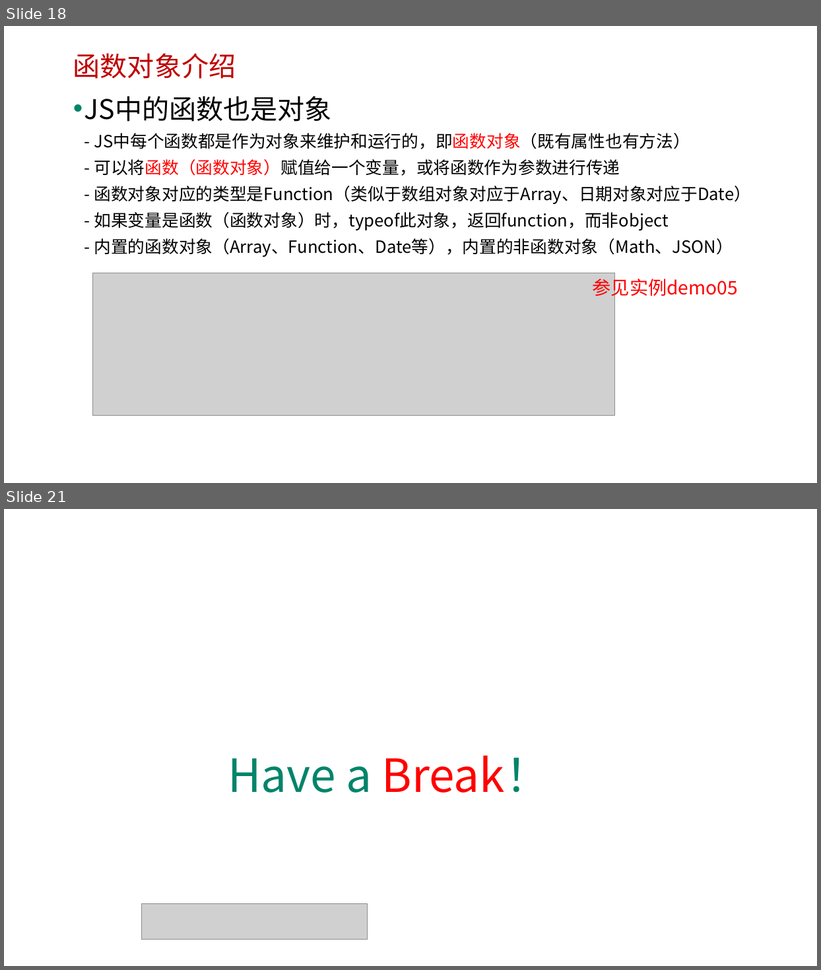
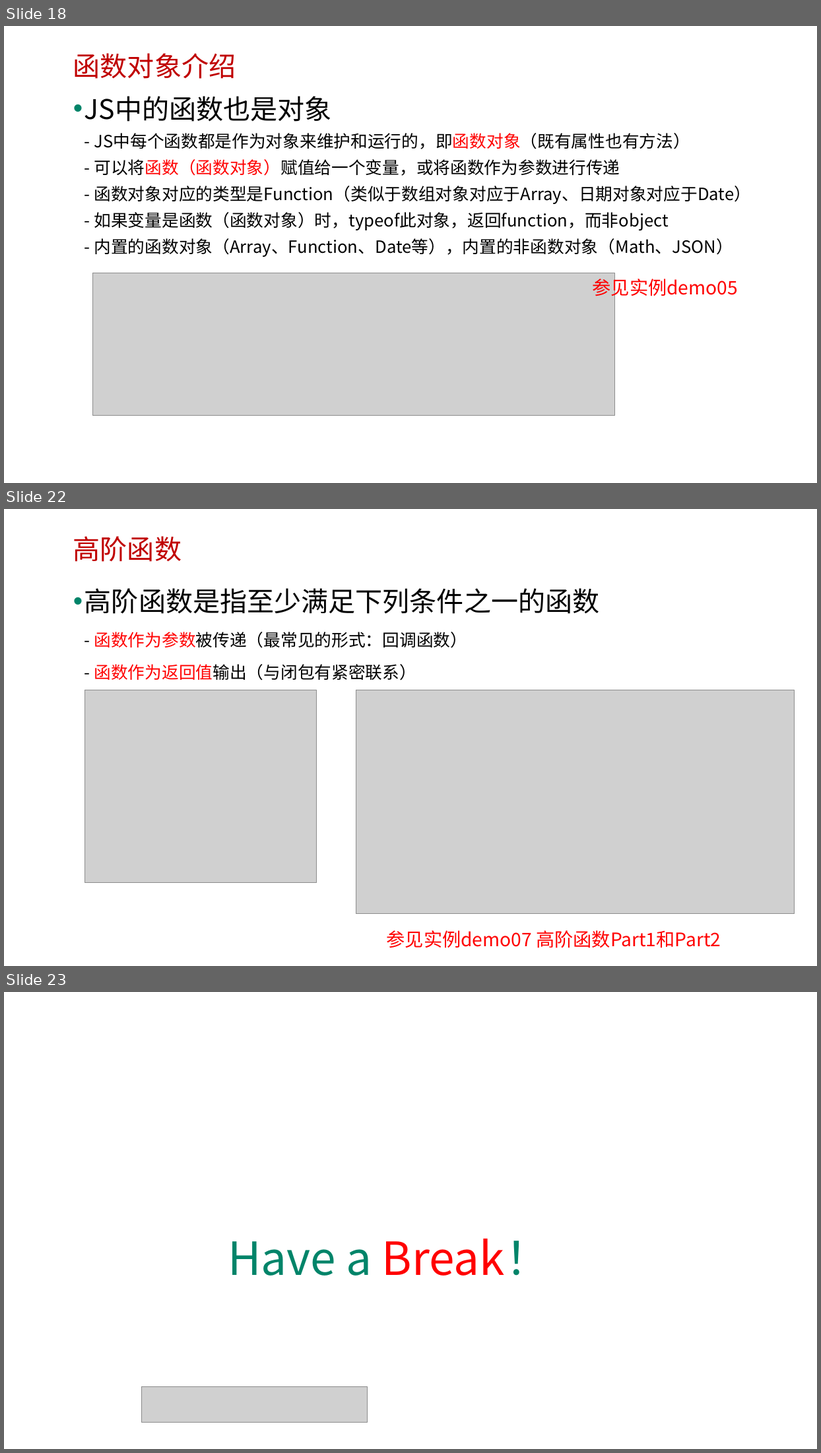
Before and after one commit to edu2act/course-javascript-advanced, a slide deck: 课程PPT/04.JavaScript函数进阶一.pptx. Shown one above the other, each under a label of ours: slides 18 and 21 before the commit, slides 18, 22 and 23 after it; the slides between them are not shown. The pictures are 821x970 and 821x1453 pixels, drawn with LibreOffice and Linux fonts; fonts in the diff are those of the drawing; grey boxes stand for pictures; background and template pictures are left out. Boxes give left, top, right and bottom in pixels: in the first picture for what was removed or moved away, otherwise in the second. Text is boxed around its words. In the diff, an @@ line names an element or a change of style, - is before the commit and + after.

```diff
--- a/课程PPT/04.JavaScript函数进阶一.pptx
+++ b/课程PPT/04.JavaScript函数进阶一.pptx
@@ slide 22 added at (4, 509, 817, 966), background picture (left out) @@
@@ text added at (73, 536, 182, 562), 32 pt, text #C00000 @@
+高阶函数
@@ text added at (85, 588, 600, 681), 20 pt, text #000000 @@
+• 高阶函数是指至少满足下列条件之一的函数
+  - 函数作为参数被传递（最常见的形式：回调函数）
+  - 函数作为返回值输出（与闭包有紧密联系）
@@ picture added at (85, 690, 317, 883) @@
@@ picture added at (356, 690, 795, 914) @@
@@ text added at (387, 931, 721, 949), 22 pt, text #FF0000 @@
+参见实例demo07 高阶函数Part1和Part2
@@ what was slide 21 is now slide 23 @@
```
Also in this commit, not shown: 4 slides changed, 1 other slide added, 5 other files.
